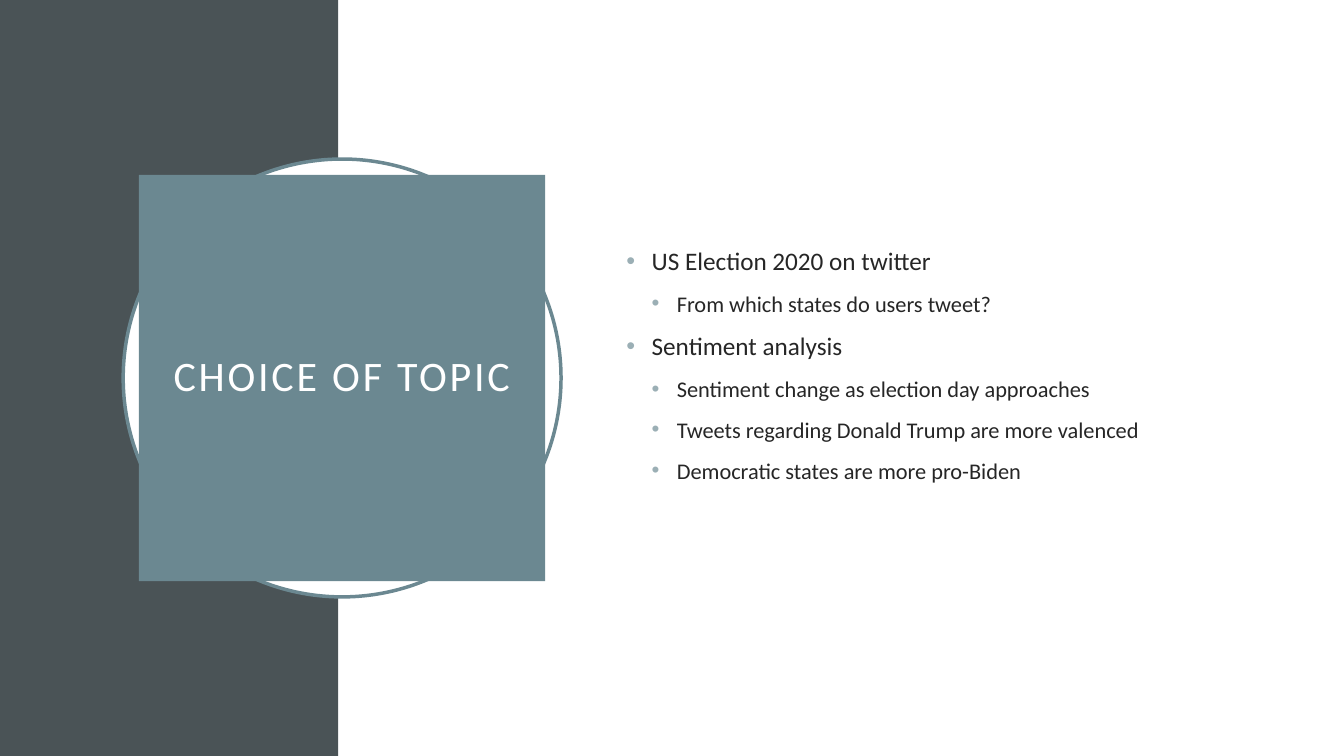
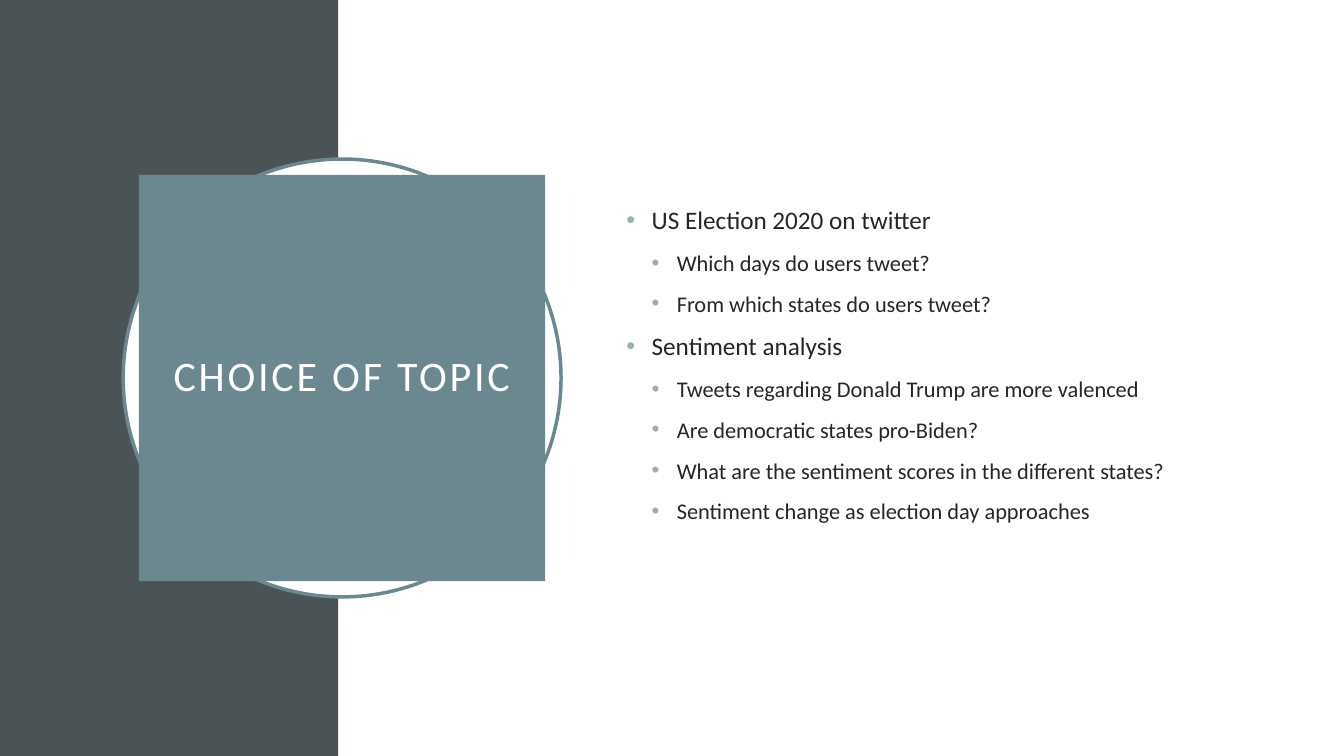
Before and after one commit to ghelms/US_ELECTION, a slide deck: slide 2 of P3_Presentation.pptx. Drawn at 1344x756 pixels with LibreOffice and Linux fonts; fonts in the diff are those of the drawing. Boxes give left, top, right and bottom in pixels: in the first picture for what was removed or moved away, otherwise in the second. Text is boxed around its words. In the diff, an @@ line names an element or a change of style, - is before the commit and + after.

```diff
--- a/P3_Presentation.pptx
+++ b/P3_Presentation.pptx
@@ text at <box>677,255,930,275</box>: paragraph added @@
+  • Which days do users tweet?
@@ text at <box>677,381,1164,479</box>: paragraphs added @@
+  • Tweets regarding Donald Trump are more valenced
+  • Are democratic states pro-Biden?
+  • What are the sentiment scores in the different states?
@@ text at <box>677,422,1139,483</box>: paragraphs removed @@
-  • Tweets regarding Donald Trump are more valenced
-  • Democratic states are more pro-Biden
```
Also in this commit, not shown: 6 other slides changed, 2 slides added, 1 slide removed, 1 other file.
